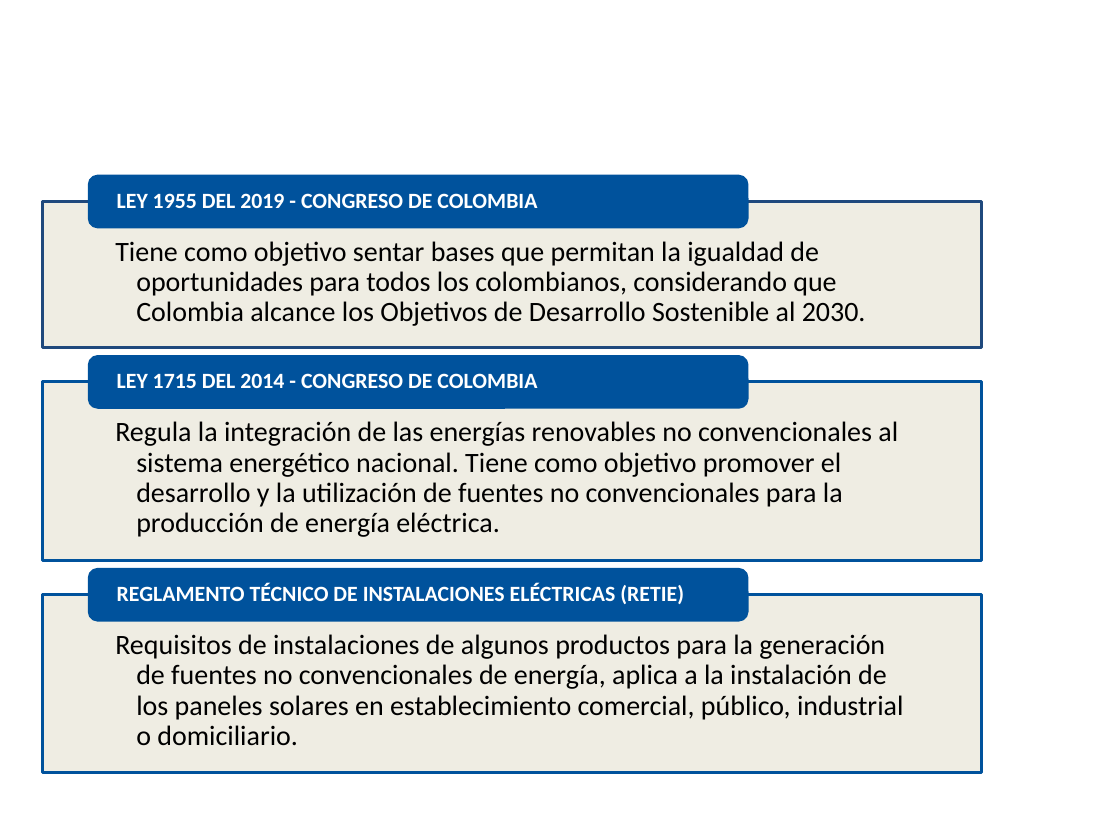
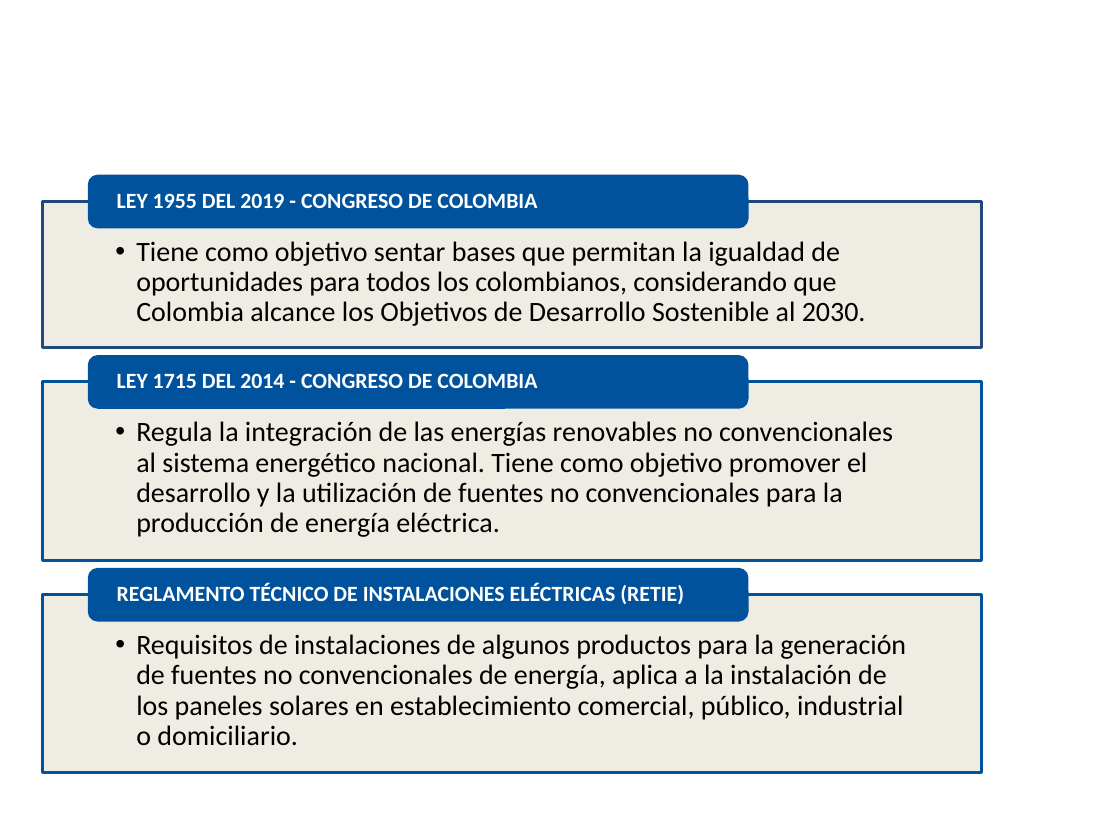
Before and after one commit to catorres480/Uniajc_Tesis_OTFV, a slide deck: slide 9 of Anteproyectos2021/ArchivosEntregables/Mayo/Exposicion_tesis_16052021.pptx. Drawn at 1120x840 pixels with LibreOffice and Linux fonts; fonts in the diff are those of the drawing; background and template pictures are left out. Boxes give left, top, right and bottom in pixels: in the first picture for what was removed or moved away, otherwise in the second. Text is boxed around its words. In the diff, an @@ line names an element or a change of style, - is before the commit and + after.

```diff
--- a/Anteproyectos2021/ArchivosEntregables/Mayo/Exposicion_tesis_16052021.pptx
+++ b/Anteproyectos2021/ArchivosEntregables/Mayo/Exposicion_tesis_16052021.pptx
@@ bullet none to •• in 3 elements at [136, 241, 866, 326], [136, 421, 893, 537], [136, 634, 906, 746] @@
```
Also in this commit, not shown: 1 other slide changed.
